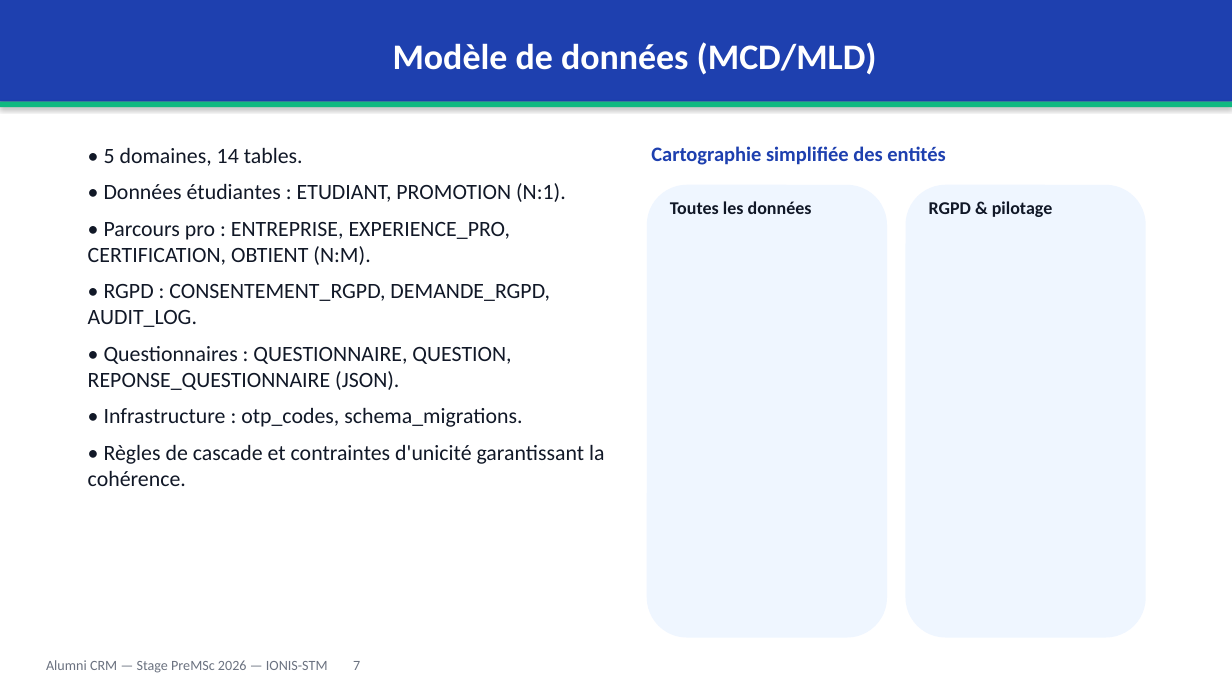
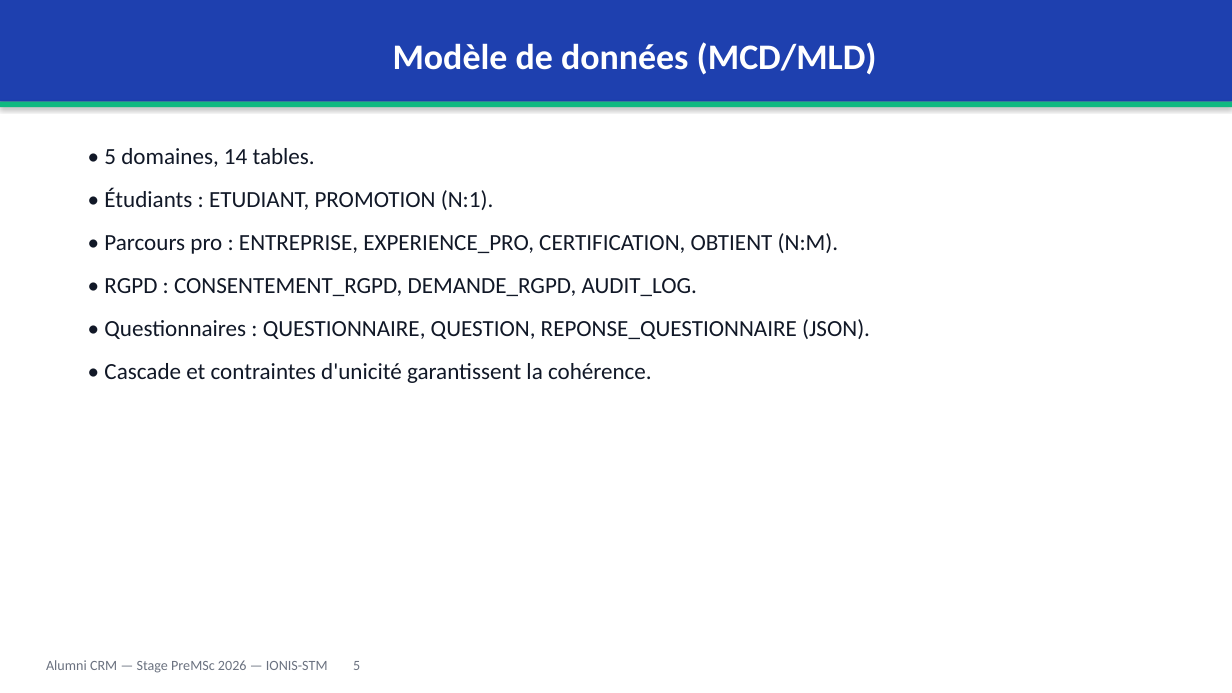
Before and after one commit to Rafikdjm/CRM_IONIS, a slide deck: slide 5 of Rapport/Soutenance - Alumni CRM - PreMSc 2026.pptx (slide 7 before the commit). Drawn at 1232x693 pixels with LibreOffice and Linux fonts; fonts in the diff are those of the drawing. Boxes give left, top, right and bottom in pixels: in the first picture for what was removed or moved away, otherwise in the second. Text is boxed around its words. In the diff, an @@ line names an element or a change of style, - is before the commit and + after.

Commit message:
refactor(soutenance): slim deck 15->11 slides, merge redundant slides and condense text

```diff
--- a/Rapport/Soutenance - Alumni CRM - PreMSc 2026.pptx
+++ b/Rapport/Soutenance - Alumni CRM - PreMSc 2026.pptx
@@ text at <box>104,148,870,339</box>: size 17 to 18 pt in "• 5 domaines, 14 tables.", "• Parcours pro : ENTREPRISE, EXPERIENCE_PRO, CERTIFICATION, ...", "• RGPD : CONSENTEMENT_RGPD, DEMANDE_RGPD, AUDIT_LOG.", "• Questionnaires : QUESTIONNAIRE, QUESTION, REPONSE_QUESTION ..."; more space between paragraphs @@
@@ text removed at <box>651,146,945,165</box> @@
-Cartographie simplifiée des entités
@@ text at <box>104,188,494,210</box>: text changed; size 17 to 18 pt @@
-• Données étudiantes : ETUDIANT, PROMOTION (N:1).
+• Étudiants : ETUDIANT, PROMOTION (N:1).
@@ rounded rectangle removed at <box>647,185,887,638</box> @@
@@ text removed at <box>670,201,812,214</box> @@
-Toutes les données
@@ rounded rectangle removed at <box>906,185,1146,638</box> @@
@@ text removed at <box>929,201,1053,217</box> @@
-RGPD & pilotage
@@ text at <box>104,363,652,383</box>: text changed; size 17 to 18 pt @@
-• Infrastructure : otp_codes, schema_migrations.
-• Règles de cascade et contraintes d'unicité garantissant la cohérence.
+• Cascade et contraintes d'unicité garantissent la cohérence.
@@ text at <box>46,660,360,673</box>: text changed @@
-Alumni CRM — Stage PreMSc 2026 — IONIS-STM 7
+Alumni CRM — Stage PreMSc 2026 — IONIS-STM 5
```
Also in this commit, not shown: 8 other slides changed, 4 slides removed, 1 other file.
